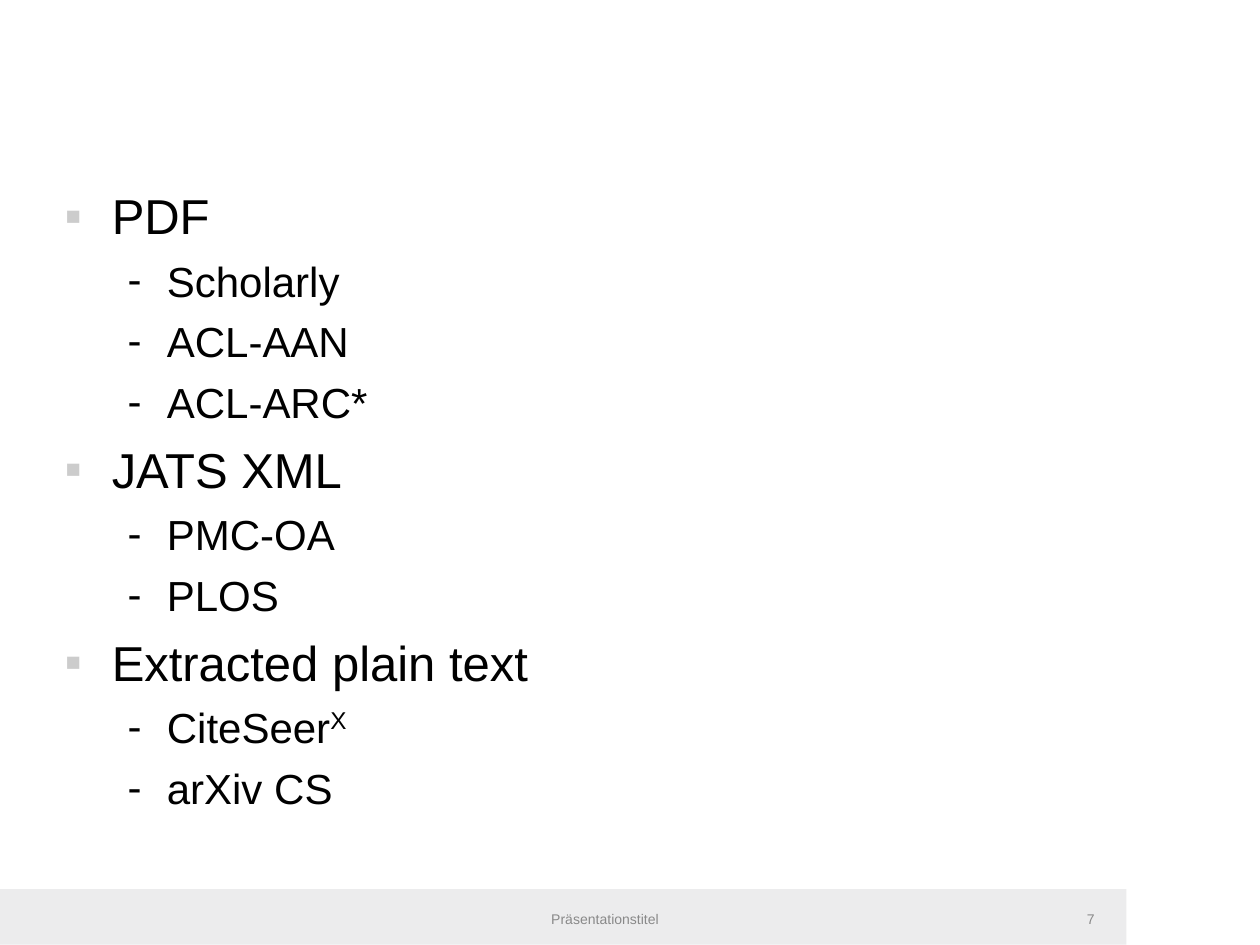
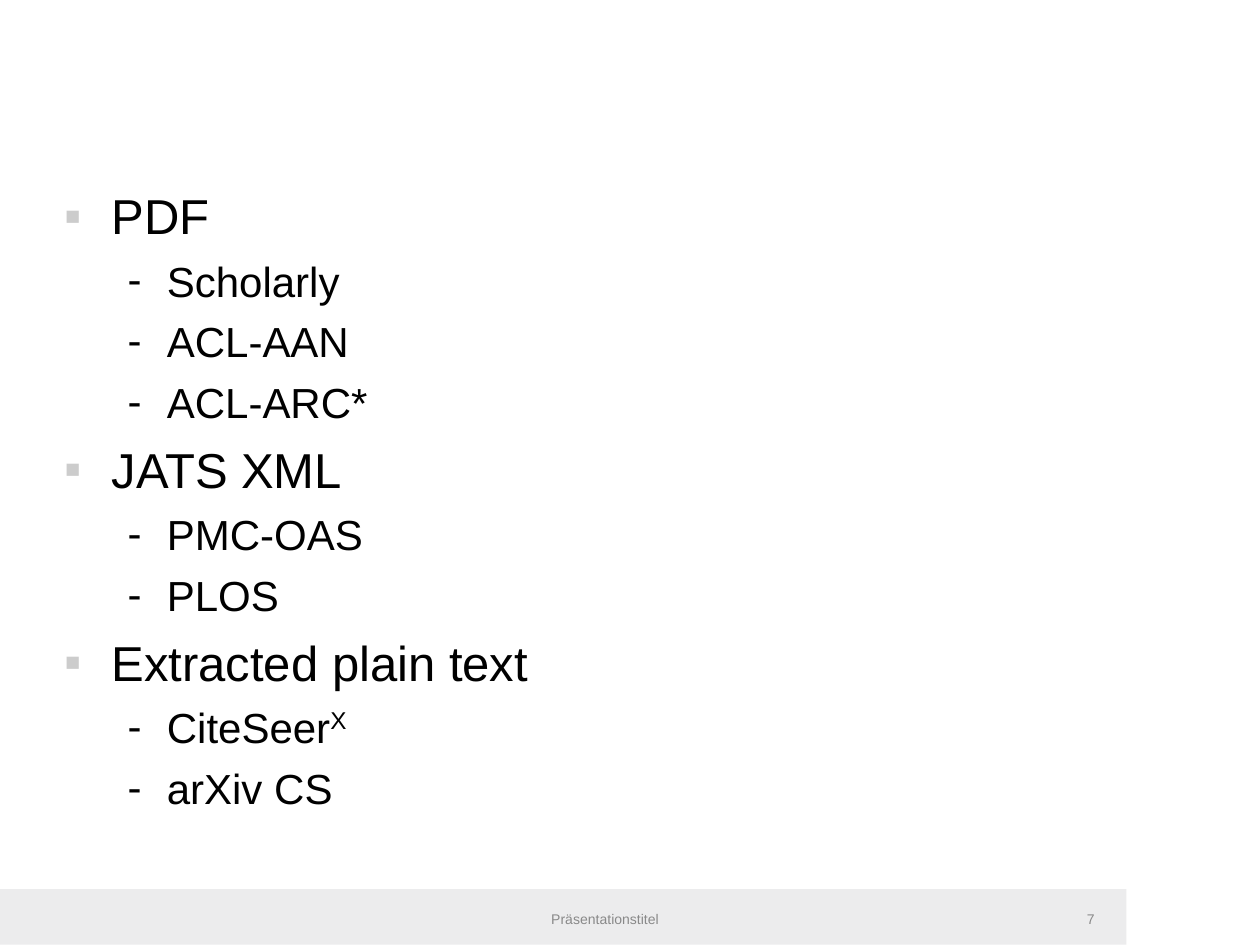
Before and after one commit to IllDepence/master_thesis, a slide deck: slide 7 of misc/bir_presentation/bir2019.odp. Drawn at 1260x945 pixels with LibreOffice and Linux fonts; fonts in the diff are those of the drawing; background and template pictures are left out. Boxes give left, top, right and bottom in pixels: in the first picture for what was removed or moved away, otherwise in the second. Text is boxed around its words. In the diff, an @@ line names an element or a change of style, - is before the commit and + after.

```diff
--- a/misc/bir_presentation/bir2019.odp
+++ b/misc/bir_presentation/bir2019.odp
@@ text at (167, 520, 363, 551): text changed @@
-  – PMC-OA
+  – PMC-OAS
```
Also in this commit, not shown: 5 other slides changed, 18 slides added, 3 slides removed, 16 other files.
